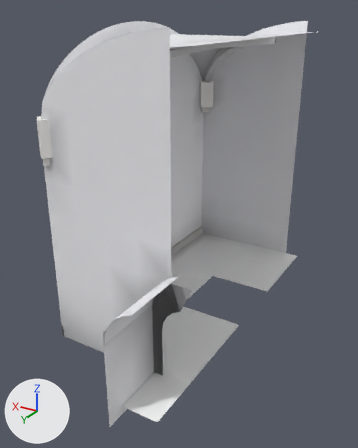
The glTF model assets/models/crypt/crypt_01_az.glb as it was, and as the next commit left it.
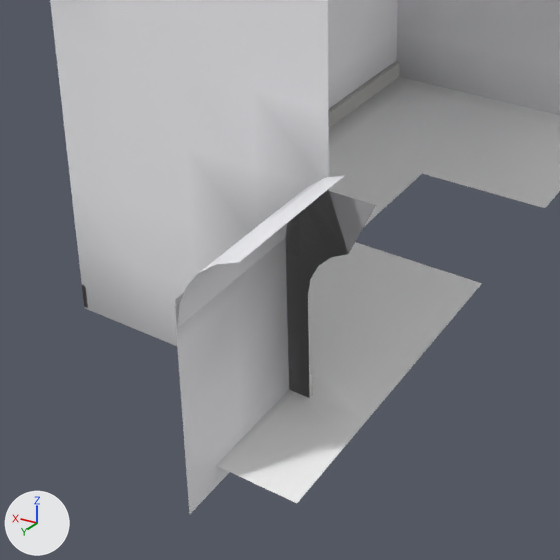
Each version appears first whole from a 50 mm camera at (16.78, -84.34, 7.25) aimed at (24.14, -96.6, 1.12), and next in a close-up on the part from 7% to 77% of the width and 44% to 100% of the height. Arrows for +X, +Y and +Z are at lower left; the lights stay in place. The first two pictures are the older version. Vertices at exactly the same position are counted once.

Before the edit, the objects in view are built like this:
```python
me_crypt_01_az = bpy.data.meshes.new('crypt_01_az')
me_crypt_01_az.from_pydata(...)  # 666 vertices, 945 faces; spans x 21.9..26.71, y -102.71..-91.5, z -2.3..6.95
# faces by material slot: [104, 631, 74, 76, 24, 26, 10]
me_crypt_01_az.materials.append(mat_layer_crypt_floor)
me_crypt_01_az.materials.append(mat_layer_crypt_wall)
me_crypt_01_az.materials.append(mat_layer_crypt_wall_dressed)
me_crypt_01_az.materials.append(mat_layer_crypt_wall_rib)
me_crypt_01_az.materials.append(mat_layer_iron)
me_crypt_01_az.materials.append(mat_layer_timber)
me_crypt_01_az.materials.append(mat_fire_torch)
ob_crypt_01_az = bpy.data.objects.new('crypt_01_az', me_crypt_01_az)
ob_crypt_01_az.location = (0.0, 0.0, 0.0)
```
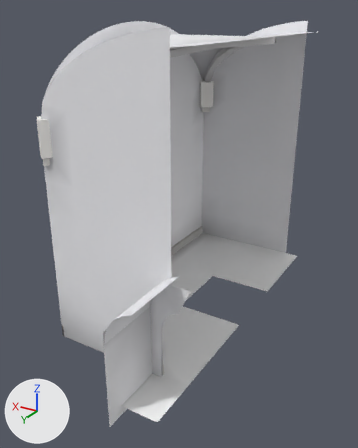
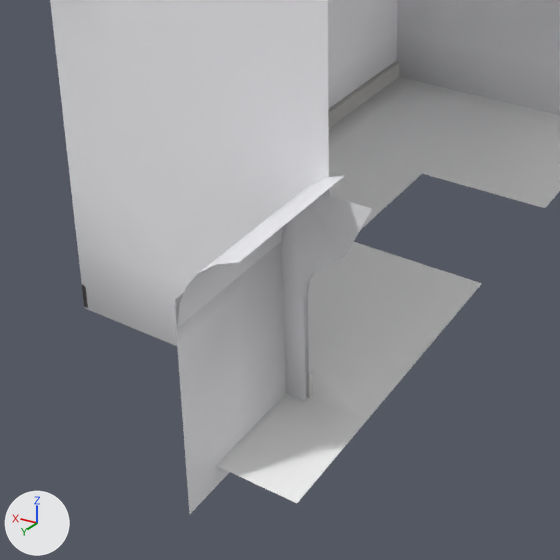
The change, as a list of edits to the scene's bpy script:
```text
Change me_crypt_01_az:
    used by ob_crypt_01_az; location = (0.0, 0.0, 0.0)
    remove me_crypt_01_az.from_pydata(...)  # 666 vertices, 945 faces; spans x 21.9..26.71, y -102.71..-91.5, z -2.3..6.95
    add me_crypt_01_az.from_pydata(...)  # 681 vertices, 945 faces; spans x 21.9..26.71, y -102.71..-91.5, z -2.3..6.95
    me_crypt_01_az part 1: a new loose piece of 21 vertices spanning x 21.9..23.1, y -93.42, z -2.0..1.0, in mat_layer_crypt_wall
    me_crypt_01_az part 2
    6 vertices are removed from x 21.9..22.9, y -93.5, z -2.0..1.0
    21 faces are deleted
    me_crypt_01_az part 3: 69 kept faces spanning x 21.92..26.62, y -99.24..-91.5, z -2.3..6.6 get new vertex colours
```

Where the change shows, as pixel boxes (x1, y1, x2, y2) in the close-ups (560 x 560 px):
part 1 of me_crypt_01_az, added
    after: (282, 194, 372, 402)
part 2 of me_crypt_01_az, deleted
    before: (285, 191, 376, 398)
part 3 of me_crypt_01_az, edited (looks the same)
    both: (128, 71, 366, 469)
